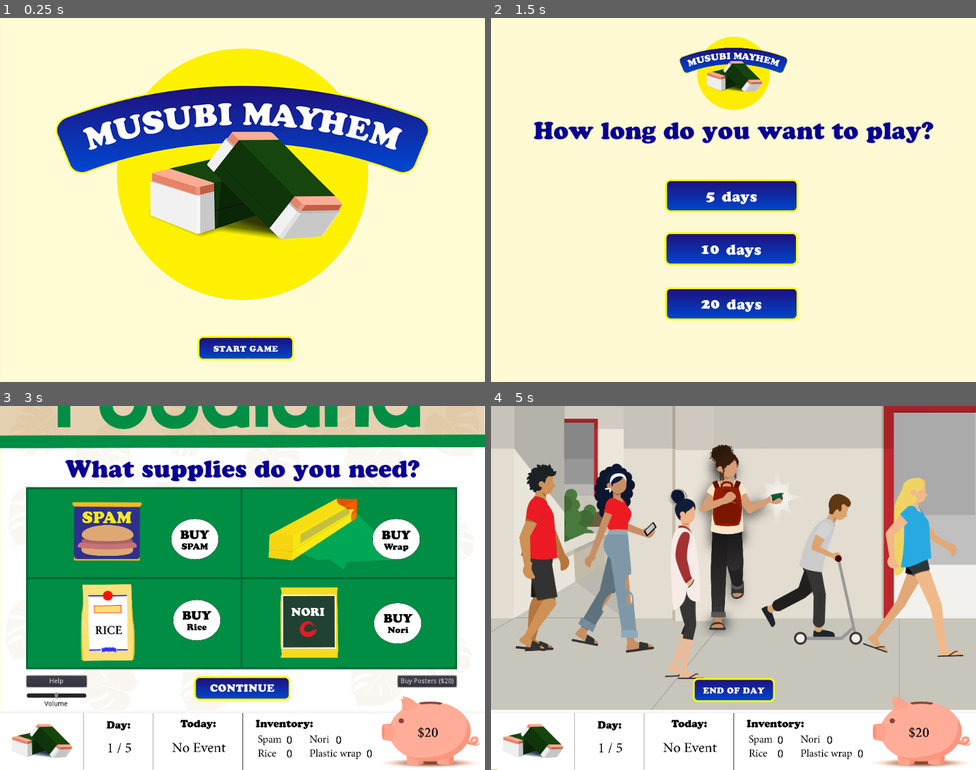
Above: before the commit, frames 1-4 (two rows, left to right).
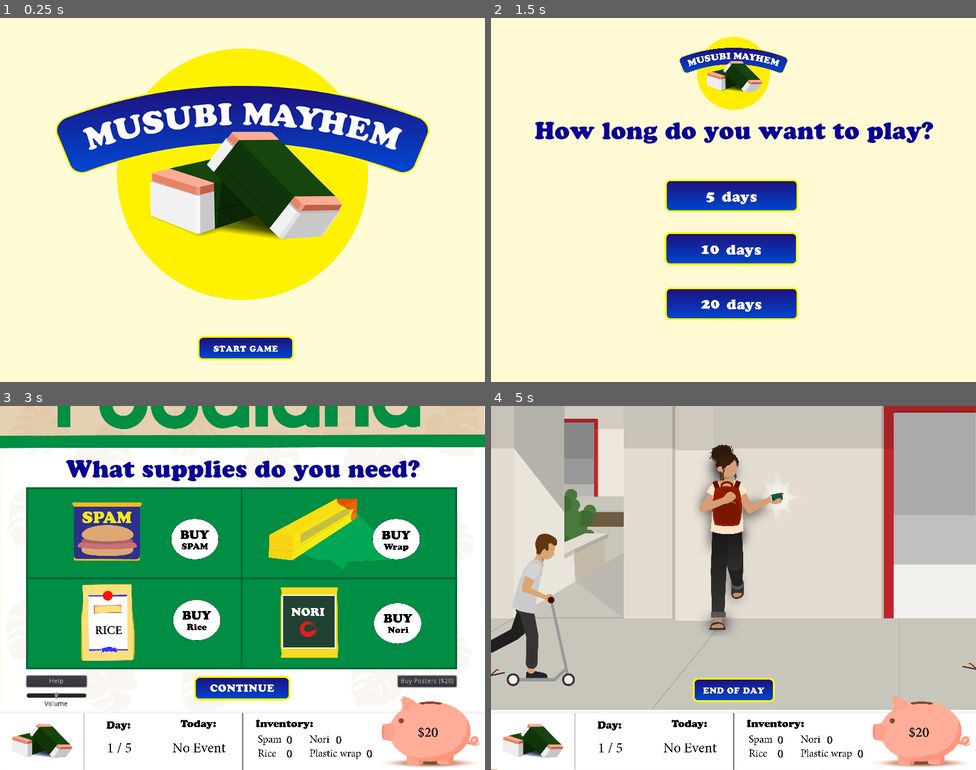
Above: after the commit, the same moments.

Repository: CactusQ/Musubi
Game: Godot game, scene res://scenes/1Main.tscn
Same seed, same stepped clock (60 frames per second), same inputs: the game is played once before the commit and once after it.
Inputs (mouse positions are in pixels of both pictures, inside the frame that each line leads up to):
- Up to frame 1 (0.25 s): no input
- Up to frame 2 (1.5 s): click (738, 349) at 0.5 s; click (738, 349) at 1.25 s
- Up to frame 3 (3 s): click (247, 737) at 2 s; click (242, 584) at 2.77 s
- Up to frame 4 (5 s): click (733, 689) at 3.5 s; click (631, 533) at 4.27 s

The runs differ from the first frame. In frame 1, 0.2% of the frame differs, in the area x 40-61%, y 87-95%; in frame 2, 1.9%; in frame 3, 3.5%; in frame 4, 15%, in the area x 0-100%, y 1-100%.

Commit message:
Added position animation to the selling scene.
Roughed in the position animation for the characters.

Diff:
--- a/7Selling.tscn
+++ /dev/null
@@ -1,142 +0,0 @@
-[gd_scene load_steps=27 format=2]
-
-[ext_resource path="res://7Selling.gd" type="Script" id=1]
-[ext_resource path="res://characters/_blueshirt1.png" type="Texture" id=2]
-[ext_resource path="res://images/footer.png" type="Texture" id=3]
-[ext_resource path="res://characters/_redshirt2.png" type="Texture" id=4]
-[ext_resource path="res://characters/_bungirl2.png" type="Texture" id=5]
-[ext_resource path="res://characters/_redguy2.png" type="Texture" id=6]
-[ext_resource path="res://images/selling.png" type="Texture" id=7]
-[ext_resource path="res://characters/_redguy4.png" type="Texture" id=8]
-[ext_resource path="res://buttons/_end_of_day_button.png" type="Texture" id=9]
-[ext_resource path="res://characters/_scooterguy1.png" type="Texture" id=10]
-[ext_resource path="res://characters/_redguy3.png" type="Texture" id=11]
-[ext_resource path="res://characters/_scooterguy4-11.png" type="Texture" id=12]
-[ext_resource path="res://characters/_redshirt3.png" type="Texture" id=13]
-[ext_resource path="res://characters/_redshirt1.png" type="Texture" id=14]
-[ext_resource path="res://characters/_bungirl1.png" type="Texture" id=15]
-[ext_resource path="res://characters/_scooterguy2-09.png" type="Texture" id=16]
-[ext_resource path="res://characters/_scooterguy3-10.png" type="Texture" id=17]
-[ext_resource path="res://characters/_blueshirt2.png" type="Texture" id=18]
-[ext_resource path="res://characters/_bungirl3.png" type="Texture" id=19]
-[ext_resource path="res://characters/_blueshirt3.png" type="Texture" id=20]
-[ext_resource path="res://characters/_bungirl4.png" type="Texture" id=21]
-
-[sub_resource type="SpriteFrames" id=1]
-animations = [ {
-"frames": [ ExtResource( 10 ), ExtResource( 16 ), ExtResource( 17 ), ExtResource( 12 ) ],
-"loop": true,
-"name": "default",
-"speed": 5.0
-} ]
-
-[sub_resource type="SpriteFrames" id=2]
-animations = [ {
-"frames": [ ExtResource( 15 ), ExtResource( 5 ), ExtResource( 19 ), ExtResource( 21 ) ],
-"loop": true,
-"name": "default",
-"speed": 5.0
-} ]
-
-[sub_resource type="SpriteFrames" id=3]
-animations = [ {
-"frames": [ ExtResource( 4 ), ExtResource( 14 ), ExtResource( 4 ), ExtResource( 13 ) ],
-"loop": true,
-"name": "default",
-"speed": 5.0
-} ]
-
-[sub_resource type="SpriteFrames" id=4]
-animations = [ {
-"frames": [ ExtResource( 11 ), ExtResource( 6 ), ExtResource( 8 ) ],
-"loop": true,
-"name": "default",
-"speed": 5.0
-} ]
-
-[sub_resource type="SpriteFrames" id=5]
-animations = [ {
-"frames": [ ExtResource( 2 ), ExtResource( 18 ), ExtResource( 20 ) ],
-"loop": true,
-"name": "default",
-"speed": 5.0
-} ]
-
-[node name="Selling_scene" type="Node2D"]
-script = ExtResource( 1 )
-
-[node name="selling_background" type="Sprite" parent="."]
-scale = Vector2( 0.25, 0.25 )
-texture = ExtResource( 7 )
-centered = false
-
-[node name="This neither" type="Button" parent="."]
-visible = false
-anchor_left = 0.5
-anchor_top = 0.5
-anchor_right = 0.5
-anchor_bottom = 0.5
-margin_left = 123.0
-margin_top = 510.0
-margin_right = 383.0
-margin_bottom = 550.0
-rect_pivot_offset = Vector2( 136, 16 )
-text = "Sell 1 Musubi"
-
-[node name="scooter_boy" type="AnimatedSprite" parent="."]
-position = Vector2( 686.625, 312.625 )
-scale = Vector2( 0.5, 0.5 )
-frames = SubResource( 1 )
-frame = 2
-
-[node name="asian_girl" type="AnimatedSprite" parent="."]
-position = Vector2( 391, 374 )
-scale = Vector2( 0.5, 0.5 )
-frames = SubResource( 2 )
-frame = 2
-
-[node name="redshirt_girl" type="AnimatedSprite" parent="."]
-position = Vector2( 255.625, 313.625 )
-scale = Vector2( 0.5, 0.5 )
-frames = SubResource( 3 )
-frame = 1
-speed_scale = 0.75
-
-[node name="redshirt_boy" type="AnimatedSprite" parent="."]
-position = Vector2( 90.625, 323.625 )
-scale = Vector2( 0.5, 0.5 )
-frames = SubResource( 4 )
-frame = 2
-
-[node name="blueshirt_girl" type="AnimatedSprite" parent="."]
-position = Vector2( 894.625, 339.625 )
-scale = Vector2( 0.5, 0.5 )
-frames = SubResource( 5 )
-frame = 1
-
-[node name="footer" type="Sprite" parent="."]
-position = Vector2( 0, 612 )
-scale = Vector2( 0.25, 0.25 )
-texture = ExtResource( 3 )
-centered = false
-
-[node name="EndDayButton" type="Button" parent="."]
-anchor_left = 0.5
-anchor_top = 0.5
-anchor_right = 0.5
-anchor_bottom = 0.5
-margin_left = 325.0
-margin_top = 558.0
-margin_right = 1032.0
-margin_bottom = 771.0
-rect_scale = Vector2( 0.25, 0.25 )
-rect_pivot_offset = Vector2( 136, 16 )
-icon = ExtResource( 9 )
-flat = true
-
-[connection signal="pressed" from="This neither" to="." method="_on_BackButton_pressed"]
-[connection signal="pressed" from="This neither" to="." method="_on_Button_pressed"]
-[connection signal="pressed" from="This neither" to="." method="_on_ContinueButton_pressed"]
-[connection signal="pressed" from="EndDayButton" to="." method="_on_EndDayButton_pressed"]
-[connection signal="pressed" from="EndDayButton" to="." method="_on_Button_pressed"]
-[connection signal="pressed" from="EndDayButton" to="." method="_on_ContinueButton_pressed"]
--- a/project.godot
+++ b/project.godot
@@ -17,6 +17,8 @@
 [display]
 
 window/size/height=768
+window/stretch/mode="2d"
+window/stretch/aspect="keep"
 
 [global]
 
--- /dev/null
+++ b/redshirt_girl_animation.tscn
@@ -0,0 +1,34 @@
+[gd_scene load_steps=4 format=2]
+
+[ext_resource path="res://characters/shadow.png" type="Texture" id=1]
+[ext_resource path="res://characters/animations.png" type="Texture" id=2]
+
+[sub_resource type="Animation" id=1]
+resource_name = "redshirt_girl_animation"
+tracks/0/type = "value"
+tracks/0/path = NodePath("sprite:frame")
+tracks/0/interp = 1
+tracks/0/loop_wrap = true
+tracks/0/imported = false
+tracks/0/enabled = true
+tracks/0/keys = {
+"times": PoolRealArray( -0.1, 0.3, 0.7 ),
+"transitions": PoolRealArray( 1, 1, 1 ),
+"update": 0,
+"values": [ 0, 0, 0 ]
+}
+
+[node name="redshirt_girl_animation" type="Node2D"]
+
+[node name="shadow" type="Sprite" parent="."]
+position = Vector2( 1, 193 )
+scale = Vector2( 0.5, 0.5 )
+texture = ExtResource( 1 )
+
+[node name="sprite" type="Sprite" parent="."]
+scale = Vector2( 0.5, 0.5 )
+texture = ExtResource( 2 )
+hframes = 3
+
+[node name="AnimationPlayer" type="AnimationPlayer" parent="."]
+anims/redshirt_girl_animation = SubResource( 1 )
--- a/scenes/6Crafting.tscn
+++ b/scenes/6Crafting.tscn
@@ -80,7 +80,7 @@
 rect_pivot_offset = Vector2( 136, 16 )
 text = "Choose"
 
-[node name="checkbox1" type="TextureButton" parent="."]
+[node name="regular" type="TextureButton" parent="."]
 margin_left = 270.0
 margin_top = 244.0
 margin_right = 491.0
@@ -127,7 +127,7 @@
 rect_pivot_offset = Vector2( 136, 16 )
 text = "Choose"
 
-[node name="checkbox2" type="TextureButton" parent="."]
+[node name="furukaki" type="TextureButton" parent="."]
 margin_left = 272.0
 margin_top = 341.0
 margin_right = 493.0
@@ -174,7 +174,7 @@
 rect_pivot_offset = Vector2( 136, 16 )
 text = "Choose"
 
-[node name="checkbox3" type="TextureButton" parent="."]
+[node name="teriyaki" type="TextureButton" parent="."]
 margin_left = 277.0
 margin_top = 438.0
 margin_right = 498.0
@@ -199,10 +199,14 @@
 icon = ExtResource( 8 )
 flat = true
 
+[node name="Timer" type="Timer" parent="."]
+wait_time = 2.0
+one_shot = true
+
 [connection signal="pressed" from="Buy1" to="." method="_on_Buy1_pressed"]
-[connection signal="pressed" from="checkbox1" to="." method="_on_checkbox1_pressed"]
+[connection signal="pressed" from="regular" to="." method="_on_regular_pressed"]
 [connection signal="pressed" from="Buy2" to="." method="_on_Buy2_pressed"]
-[connection signal="pressed" from="checkbox2" to="." method="_on_checkbox1_pressed"]
+[connection signal="pressed" from="furukaki" to="." method="_on_furukaki_pressed"]
 [connection signal="pressed" from="Buy3" to="." method="_on_Buy3_pressed"]
-[connection signal="pressed" from="checkbox3" to="." method="_on_checkbox1_pressed"]
+[connection signal="pressed" from="teriyaki" to="." method="_on_teriyaki_pressed"]
 [connection signal="pressed" from="BackButton" to="." method="_on_BackButton_pressed"]
--- a/scenes/7Selling.tscn
+++ b/scenes/7Selling.tscn
@@ -21,6 +21,14 @@
 [ext_resource path="res://characters/_blueshirt1.png" type="Texture" id=19]
 [ext_resource path="res://characters/_redguy3.png" type="Texture" id=20]
 
+[sub_resource type="SpriteFrames" id=2]
+animations = [ {
+"frames": [ ExtResource( 5 ), ExtResource( 15 ), ExtResource( 11 ), ExtResource( 13 ) ],
+"loop": true,
+"name": "default",
+"speed": 5.0
+} ]
+
 [sub_resource type="SpriteFrames" id=1]
 animations = [ {
 "frames": [ ExtResource( 14 ), ExtResource( 6 ), ExtResource( 8 ), ExtResource( 2 ) ],
@@ -29,22 +37,6 @@
 "speed": 5.0
 } ]
 
-[sub_resource type="SpriteFrames" id=2]
-animations = [ {
-"frames": [ ExtResource( 5 ), ExtResource( 15 ), ExtResource( 11 ), ExtResource( 13 ) ],
-"loop": true,
-"name": "default",
-"speed": 5.0
-} ]
-
-[sub_resource type="SpriteFrames" id=3]
-animations = [ {
-"frames": [ ExtResource( 18 ), ExtResource( 4 ), ExtResource( 18 ), ExtResource( 3 ) ],
-"loop": true,
-"name": "default",
-"speed": 5.0
-} ]
-
 [sub_resource type="SpriteFrames" id=4]
 animations = [ {
 "frames": [ ExtResource( 20 ), ExtResource( 16 ), ExtResource( 17 ) ],
@@ -61,6 +53,264 @@
 "speed": 5.0
 } ]
 
+[sub_resource type="SpriteFrames" id=6]
+animations = [ {
+"frames": [ ExtResource( 4 ), ExtResource( 18 ), ExtResource( 3 ), ExtResource( 18 ) ],
+"loop": true,
+"name": "default",
+"speed": 5.0
+} ]
+
+[sub_resource type="Animation" id=7]
+resource_name = "walking_characters"
+length = 28.0
+loop = true
+tracks/0/type = "value"
+tracks/0/path = NodePath("scooter_boy:position")
+tracks/0/interp = 1
+tracks/0/loop_wrap = false
+tracks/0/imported = false
+tracks/0/enabled = true
+tracks/0/keys = {
+"times": PoolRealArray( 0.0117362, 1.77513, 2.33386, 4.87724, 16.7271, 19.3251, 19.9456, 21.689 ),
+"transitions": PoolRealArray( 1, 1, 1, 1, 1, 1, 1, 1 ),
+"update": 0,
+"values": [ Vector2( -130, 400 ), Vector2( 450, 400 ), Vector2( 450, 400 ), Vector2( 1200, 400 ), Vector2( -130, 400 ), Vector2( 500, 400 ), Vector2( 500, 400 ), Vector2( 1200, 400 ) ]
+}
+tracks/1/type = "value"
+tracks/1/path = NodePath("asian_girl:position")
+tracks/1/interp = 1
+tracks/1/loop_wrap = false
+tracks/1/imported = false
+tracks/1/enabled = true
+tracks/1/keys = {
+"times": PoolRealArray( 0.210834, 4.97749, 6.3055, 12.9104 ),
+"transitions": PoolRealArray( 1, 1, 1, 1 ),
+"update": 0,
+"values": [ Vector2( -120, 374 ), Vector2( 480, 374 ), Vector2( 500, 374 ), Vector2( 1200, 374 ) ]
+}
+tracks/2/type = "value"
+tracks/2/path = NodePath("redshirt_boy:position")
+tracks/2/interp = 1
+tracks/2/loop_wrap = true
+tracks/2/imported = false
+tracks/2/enabled = true
+tracks/2/keys = {
+"times": PoolRealArray( 3.7509, 7.07384, 9.60328, 12.8401, 18.0915, 21.2001, 23.2365, 25.8946 ),
+"transitions": PoolRealArray( 1, 1, 1, 1, 1, 1, 1, 1 ),
+"update": 0,
+"values": [ Vector2( -120, 320 ), Vector2( 450, 320 ), Vector2( 450, 320 ), Vector2( 1200, 320 ), Vector2( -120, 320 ), Vector2( 450, 320 ), Vector2( 480, 320 ), Vector2( 1200, 320 ) ]
+}
+tracks/3/type = "value"
+tracks/3/path = NodePath("scooter_boy:visible")
+tracks/3/interp = 1
+tracks/3/loop_wrap = true
+tracks/3/imported = false
+tracks/3/enabled = true
+tracks/3/keys = {
+"times": PoolRealArray( 0.103422, 5.37794, 16.6509, 21.9845 ),
+"transitions": PoolRealArray( 1, 1, 1, 1 ),
+"update": 1,
+"values": [ true, false, true, false ]
+}
+tracks/4/type = "value"
+tracks/4/path = NodePath("redshirt_boy:visible")
+tracks/4/interp = 1
+tracks/4/loop_wrap = true
+tracks/4/imported = false
+tracks/4/enabled = true
+tracks/4/keys = {
+"times": PoolRealArray( 3.75267, 12.8615, 18.049, 25.9589 ),
+"transitions": PoolRealArray( 1, 1, 1, 1 ),
+"update": 1,
+"values": [ true, false, true, false ]
+}
+tracks/5/type = "value"
+tracks/5/path = NodePath("asian_girl:visible")
+tracks/5/interp = 1
+tracks/5/loop_wrap = true
+tracks/5/imported = false
+tracks/5/enabled = true
+tracks/5/keys = {
+"times": PoolRealArray( 0.107179, 13.6761 ),
+"transitions": PoolRealArray( 1, 1 ),
+"update": 1,
+"values": [ true, false ]
+}
+tracks/6/type = "value"
+tracks/6/path = NodePath("blueshirt_girl:position")
+tracks/6/interp = 1
+tracks/6/loop_wrap = true
+tracks/6/imported = false
+tracks/6/enabled = true
+tracks/6/keys = {
+"times": PoolRealArray( 8.25282, 12.3035, 14.8954, 19.2958 ),
+"transitions": PoolRealArray( 1, 1, 1, 1 ),
+"update": 0,
+"values": [ Vector2( -120, 339.625 ), Vector2( 500, 339.625 ), Vector2( 500, 339.625 ), Vector2( 1200, 339.625 ) ]
+}
+tracks/7/type = "value"
+tracks/7/path = NodePath("blueshirt_girl:visible")
+tracks/7/interp = 1
+tracks/7/loop_wrap = true
+tracks/7/imported = false
+tracks/7/enabled = true
+tracks/7/keys = {
+"times": PoolRealArray( 8.25282, 19.4177 ),
+"transitions": PoolRealArray( 1, 1 ),
+"update": 1,
+"values": [ true, false ]
+}
+tracks/8/type = "value"
+tracks/8/path = NodePath("redshirt_girl:position")
+tracks/8/interp = 1
+tracks/8/loop_wrap = true
+tracks/8/imported = false
+tracks/8/enabled = true
+tracks/8/keys = {
+"times": PoolRealArray( 7.67405, 15.2409, 18.0705, 21.0286 ),
+"transitions": PoolRealArray( 1, 1, 1, 1 ),
+"update": 0,
+"values": [ Vector2( -120, 320 ), Vector2( 490, 320 ), Vector2( 490, 320 ), Vector2( 1200, 320 ) ]
+}
+tracks/9/type = "value"
+tracks/9/path = NodePath("redshirt_girl:visible")
+tracks/9/interp = 1
+tracks/9/loop_wrap = true
+tracks/9/imported = false
+tracks/9/enabled = true
+tracks/9/keys = {
+"times": PoolRealArray( 0.557333, 7.67405, 21.1358 ),
+"transitions": PoolRealArray( 1, 1, 1 ),
+"update": 1,
+"values": [ false, true, false ]
+}
+
+[sub_resource type="Animation" id=8]
+resource_name = "buyers_rtl"
+length = 28.0
+loop = true
+tracks/0/type = "value"
+tracks/0/path = NodePath("scooter_boy2:position")
+tracks/0/interp = 1
+tracks/0/loop_wrap = true
+tracks/0/imported = false
+tracks/0/enabled = true
+tracks/0/keys = {
+"times": PoolRealArray( 3.63967, 8.80144, 16.0938, 19.362 ),
+"transitions": PoolRealArray( 1, 1, 1, 1 ),
+"update": 0,
+"values": [ Vector2( 1200, 375 ), Vector2( -200, 400 ), Vector2( 1200, 390.817 ), Vector2( -200, 390.817 ) ]
+}
+tracks/1/type = "value"
+tracks/1/path = NodePath("scooter_boy2:visible")
+tracks/1/interp = 1
+tracks/1/loop_wrap = true
+tracks/1/imported = false
+tracks/1/enabled = true
+tracks/1/keys = {
+"times": PoolRealArray( 3.56539, 8.81443, 16.0442, 19.4611 ),
+"transitions": PoolRealArray( 1, 1, 1, 1 ),
+"update": 0,
+"values": [ true, false, true, false ]
+}
+tracks/2/type = "value"
+tracks/2/path = NodePath("redshirt_boy2:position")
+tracks/2/interp = 1
+tracks/2/loop_wrap = true
+tracks/2/imported = false
+tracks/2/enabled = true
+tracks/2/keys = {
+"times": PoolRealArray( 7.00698, 14.2615, 23.5217, 25.2301 ),
+"transitions": PoolRealArray( 1, 1, 1, 1 ),
+"update": 0,
+"values": [ Vector2( 1200, 320 ), Vector2( -200, 320 ), Vector2( 1200, 320 ), Vector2( -200, 320 ) ]
+}
+tracks/3/type = "value"
+tracks/3/path = NodePath("redshirt_boy2:visible")
+tracks/3/interp = 1
+tracks/3/loop_wrap = true
+tracks/3/imported = false
+tracks/3/enabled = true
+tracks/3/keys = {
+"times": PoolRealArray( 6.9327, 14.3111, 23.5217, 25.1805 ),
+"transitions": PoolRealArray( 1, 1, 1, 1 ),
+"update": 1,
+"values": [ true, false, true, false ]
+}
+tracks/4/type = "value"
+tracks/4/path = NodePath("asian_girl2:position")
+tracks/4/interp = 1
+tracks/4/loop_wrap = true
+tracks/4/imported = false
+tracks/4/enabled = true
+tracks/4/keys = {
+"times": PoolRealArray( 0.297116, 5.02621 ),
+"transitions": PoolRealArray( 1, 1 ),
+"update": 0,
+"values": [ Vector2( 1200, 374 ), Vector2( -200, 374 ) ]
+}
+tracks/5/type = "value"
+tracks/5/path = NodePath("asian_girl2:visible")
+tracks/5/interp = 1
+tracks/5/loop_wrap = true
+tracks/5/imported = false
+tracks/5/enabled = true
+tracks/5/keys = {
+"times": PoolRealArray( 0.346635, 4.95193 ),
+"transitions": PoolRealArray( 1, 1 ),
+"update": 1,
+"values": [ true, false ]
+}
+tracks/6/type = "value"
+tracks/6/path = NodePath("blueshirt_girl2:position")
+tracks/6/interp = 1
+tracks/6/loop_wrap = true
+tracks/6/imported = false
+tracks/6/enabled = true
+tracks/6/keys = {
+"times": PoolRealArray( 1.08942, 11.4637, 25.2995, 27.1898 ),
+"transitions": PoolRealArray( 1, 1, 1, 1 ),
+"update": 0,
+"values": [ Vector2( 1169.77, 339.625 ), Vector2( -200, 339.625 ), Vector2( 1169.77, 339.625 ), Vector2( -200, 339.625 ) ]
+}
+tracks/7/type = "value"
+tracks/7/path = NodePath("blueshirt_girl2:visible")
+tracks/7/interp = 1
+tracks/7/loop_wrap = true
+tracks/7/imported = false
+tracks/7/enabled = true
+tracks/7/keys = {
+"times": PoolRealArray( 1.0399, 11.5132, 25.1805, 27.2851 ),
+"transitions": PoolRealArray( 1, 1, 1, 1 ),
+"update": 1,
+"values": [ true, false, true, false ]
+}
+tracks/8/type = "value"
+tracks/8/path = NodePath("redshirt_girl2:position")
+tracks/8/interp = 1
+tracks/8/loop_wrap = true
+tracks/8/imported = false
+tracks/8/enabled = true
+tracks/8/keys = {
+"times": PoolRealArray( 1.36178, 9.16106, 16.8866, 23.0884 ),
+"transitions": PoolRealArray( 1, 1, 1, 1 ),
+"update": 0,
+"values": [ Vector2( 1196.9, 320 ), Vector2( -200, 320 ), Vector2( 1196.9, 320 ), Vector2( -200, 320 ) ]
+}
+tracks/9/type = "value"
+tracks/9/path = NodePath("redshirt_girl2:visible")
+tracks/9/interp = 1
+tracks/9/loop_wrap = true
+tracks/9/imported = false
+tracks/9/enabled = true
+tracks/9/keys = {
+"times": PoolRealArray( 1.18846, 9.18582, 16.9356, 23.1007 ),
+"transitions": PoolRealArray( 1, 1, 1, 1 ),
+"update": 1,
+"values": [ true, false, true, false ]
+}
+
 [node name="Selling_scene" type="Node2D"]
 script = ExtResource( 1 )
 
@@ -69,40 +319,83 @@
 texture = ExtResource( 7 )
 centered = false
 
+[node name="asian_girl" type="AnimatedSprite" parent="."]
+position = Vector2( 491.161, 374 )
+scale = Vector2( 0.5, 0.5 )
+frames = SubResource( 2 )
+playing = true
+
 [node name="scooter_boy" type="AnimatedSprite" parent="."]
-position = Vector2( 686.625, 312.625 )
+visible = false
+position = Vector2( 1105.57, 400 )
 scale = Vector2( 0.5, 0.5 )
 frames = SubResource( 1 )
-frame = 2
-playing = true
-
-[node name="asian_girl" type="AnimatedSprite" parent="."]
-position = Vector2( 391, 374 )
-scale = Vector2( 0.5, 0.5 )
-frames = SubResource( 2 )
-frame = 2
-playing = true
-
-[node name="redshirt_girl" type="AnimatedSprite" parent="."]
-position = Vector2( 255.625, 313.625 )
-scale = Vector2( 0.5, 0.5 )
-frames = SubResource( 3 )
 frame = 3
-speed_scale = 0.75
 playing = true
 
 [node name="redshirt_boy" type="AnimatedSprite" parent="."]
-position = Vector2( 90.625, 323.625 )
+position = Vector2( 217.529, 320 )
 scale = Vector2( 0.5, 0.5 )
 frames = SubResource( 4 )
 frame = 2
 playing = true
 
 [node name="blueshirt_girl" type="AnimatedSprite" parent="."]
-position = Vector2( 894.625, 339.625 )
+visible = false
+position = Vector2( 77.2727, 339.625 )
 scale = Vector2( 0.5, 0.5 )
 frames = SubResource( 5 )
 playing = true
+
+[node name="redshirt_girl" type="AnimatedSprite" parent="."]
+visible = false
+position = Vector2( 56.2451, 320 )
+scale = Vector2( 0.5, 0.5 )
+frames = SubResource( 6 )
+frame = 3
+playing = true
+
+[node name="asian_girl2" type="AnimatedSprite" parent="."]
+position = Vector2( 533.526, 374 )
+scale = Vector2( 0.5, 0.5 )
+frames = SubResource( 2 )
+frame = 3
+playing = true
+flip_h = true
+
+[node name="scooter_boy2" type="AnimatedSprite" parent="."]
+visible = false
+position = Vector2( 1075.57, 376.406 )
+scale = Vector2( 0.5, 0.5 )
+frames = SubResource( 1 )
+frame = 3
+playing = true
+flip_h = true
+
+[node name="redshirt_boy2" type="AnimatedSprite" parent="."]
+visible = false
+position = Vector2( 561.558, 320 )
+scale = Vector2( 0.5, 0.5 )
+frames = SubResource( 4 )
+frame = 1
+playing = true
+flip_h = true
+
+[node name="blueshirt_girl2" type="AnimatedSprite" parent="."]
+position = Vector2( 977.136, 339.625 )
+scale = Vector2( 0.5, 0.5 )
+frames = SubResource( 5 )
+frame = 2
+playing = true
+flip_h = true
+
+[node name="redshirt_girl2" type="AnimatedSprite" parent="."]
+position = Vector2( 984.364, 320 )
+scale = Vector2( 0.5, 0.5 )
+frames = SubResource( 6 )
+frame = 3
+playing = true
+flip_h = true
 
 [node name="EndDayButton" type="Button" parent="."]
 margin_left = 408.0
@@ -115,4 +408,12 @@
 align = 0
 icon_align = 1
 
+[node name="buyers_ltr" type="AnimationPlayer" parent="."]
+autoplay = "walking_characters"
+anims/walking_characters = SubResource( 7 )
+
+[node name="buyers_rtl" type="AnimationPlayer" parent="."]
+autoplay = "buyers_rtl"
+anims/buyers_rtl = SubResource( 8 )
+
 [connection signal="pressed" from="EndDayButton" to="." method="_on_EndDayButton_pressed"]
--- a/scripts/Crafting.gd
+++ b/scripts/Crafting.gd
@@ -25,21 +25,29 @@
 	$Item2.text = styles[1] + " ($" +str(prices[1])+ ")"
 	$Item3.text = styles[2] + " ($" +str(prices[2])+ ")"
 
-func _on_Buy1_pressed():
+#func _on_Buy1_pressed():
+#	todays_style = 0
+#	add_child(load("res://scenes/7Selling.tscn").instance())
+
+#func _on_Buy2_pressed():
+#	todays_style = 1
+#	add_child(load("res://scenes/7Selling.tscn").instance())
+
+#func _on_Buy3_pressed():
+#	todays_style = 2
+#	add_child(load("res://scenes/7Selling.tscn").instance())
+
+func _on_regular_pressed():
 	todays_style = 0
 	add_child(load("res://scenes/7Selling.tscn").instance())
 
-func _on_Buy2_pressed():
+func _on_furukaki_pressed():
 	todays_style = 1
 	add_child(load("res://scenes/7Selling.tscn").instance())
 
-func _on_Buy3_pressed():
+func _on_teriyaki_pressed():
 	todays_style = 2
 	add_child(load("res://scenes/7Selling.tscn").instance())
 
 func _on_BackButton_pressed():
 	get_parent().remove_child(self)
-
-func _on_checkbox1_pressed():
-	todays_style = 0
-	add_child(load("res://scenes/7Selling.tscn").instance())
--- a/scripts/Selling.gd
+++ b/scripts/Selling.gd
@@ -1,4 +1,5 @@
 extends Node2D
+
 
 # Daily variables
 var musubi_sold = 0
@@ -78,3 +79,16 @@
 
 func _on_EndDayButton_pressed():
 	add_child(load("res://scenes/8EndOfDayReport.tscn").instance())
+
+
+	# Working with moving the sprites (Jenica)
+
+var exit_frame = true
+
+func _process(delta):
+		pass
+#	$asian_girl.position.x += 5
+#	$blueshirt_girl.position.x += 3
+#	$redshirt_boy.position.x += 4
+#	$scooter_boy.position.x += 6
+#	$redshirt_girl.position.x += 3
Binary file added: characters/animations.png
Not shown, added: characters/animations.png.import
Binary file added: characters/shadow.png
Not shown: 1 places in scenes/7Selling.tscn that only renumber resources
